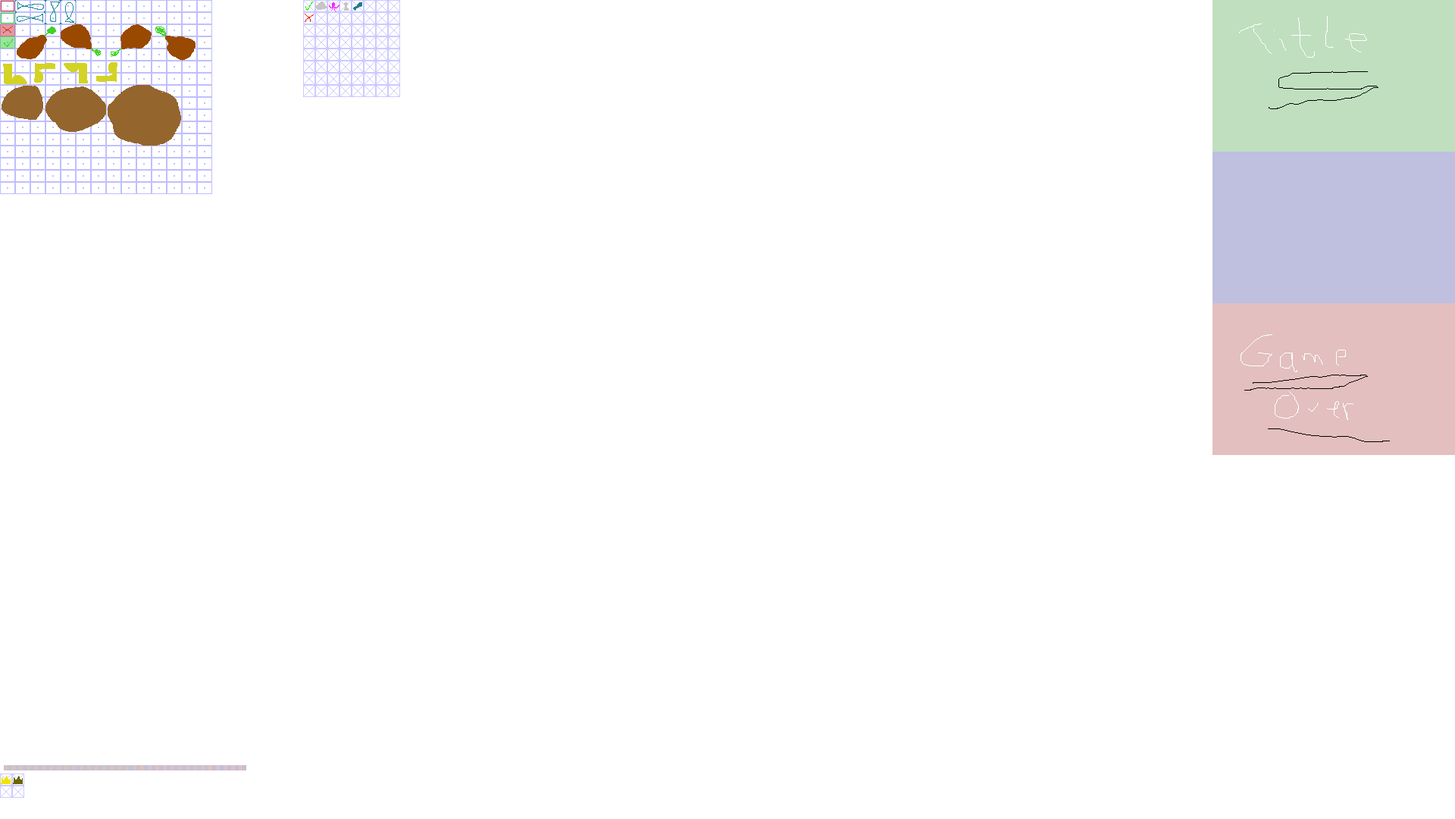
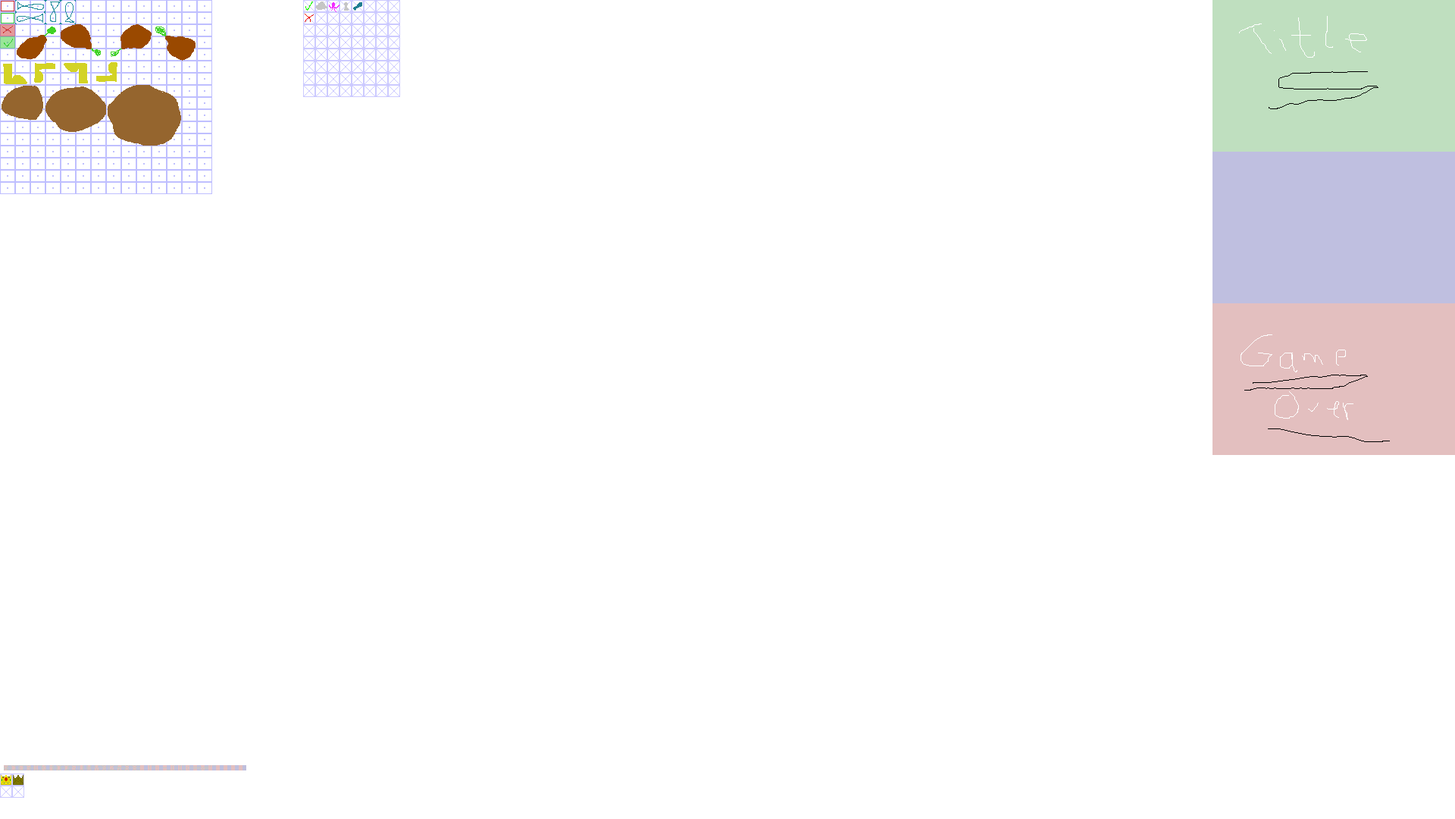
Layers edited between the first and the second w=1455, h=819 image:
painted on "reputation" over (0, 774, 24, 785)
